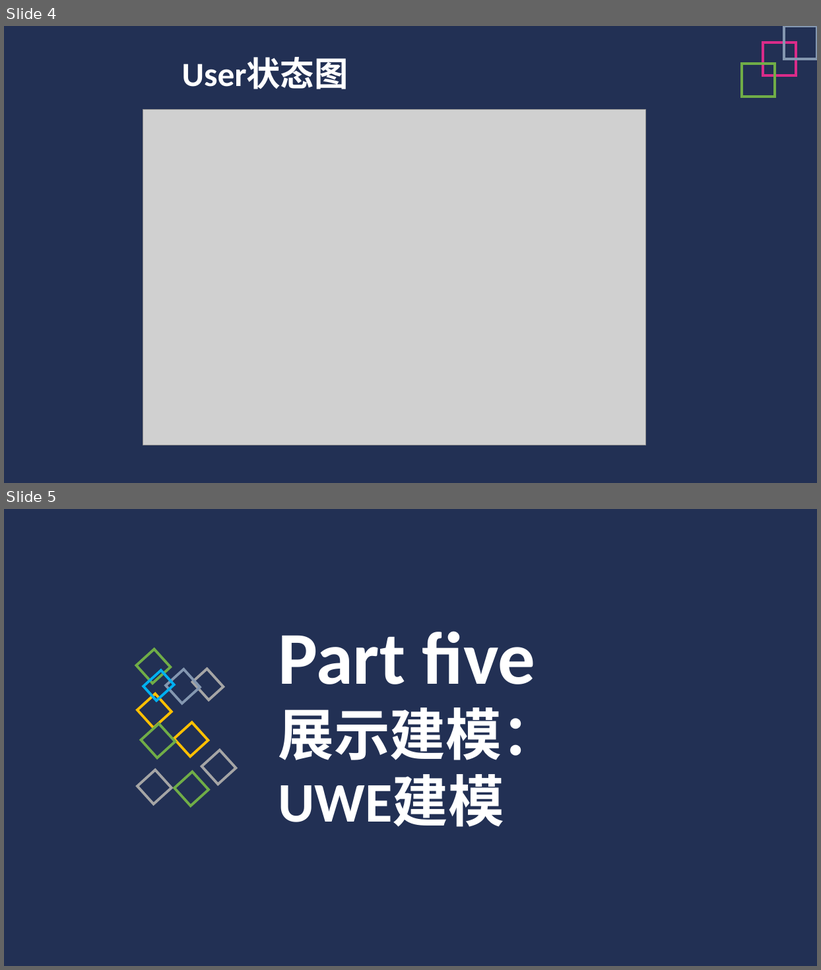
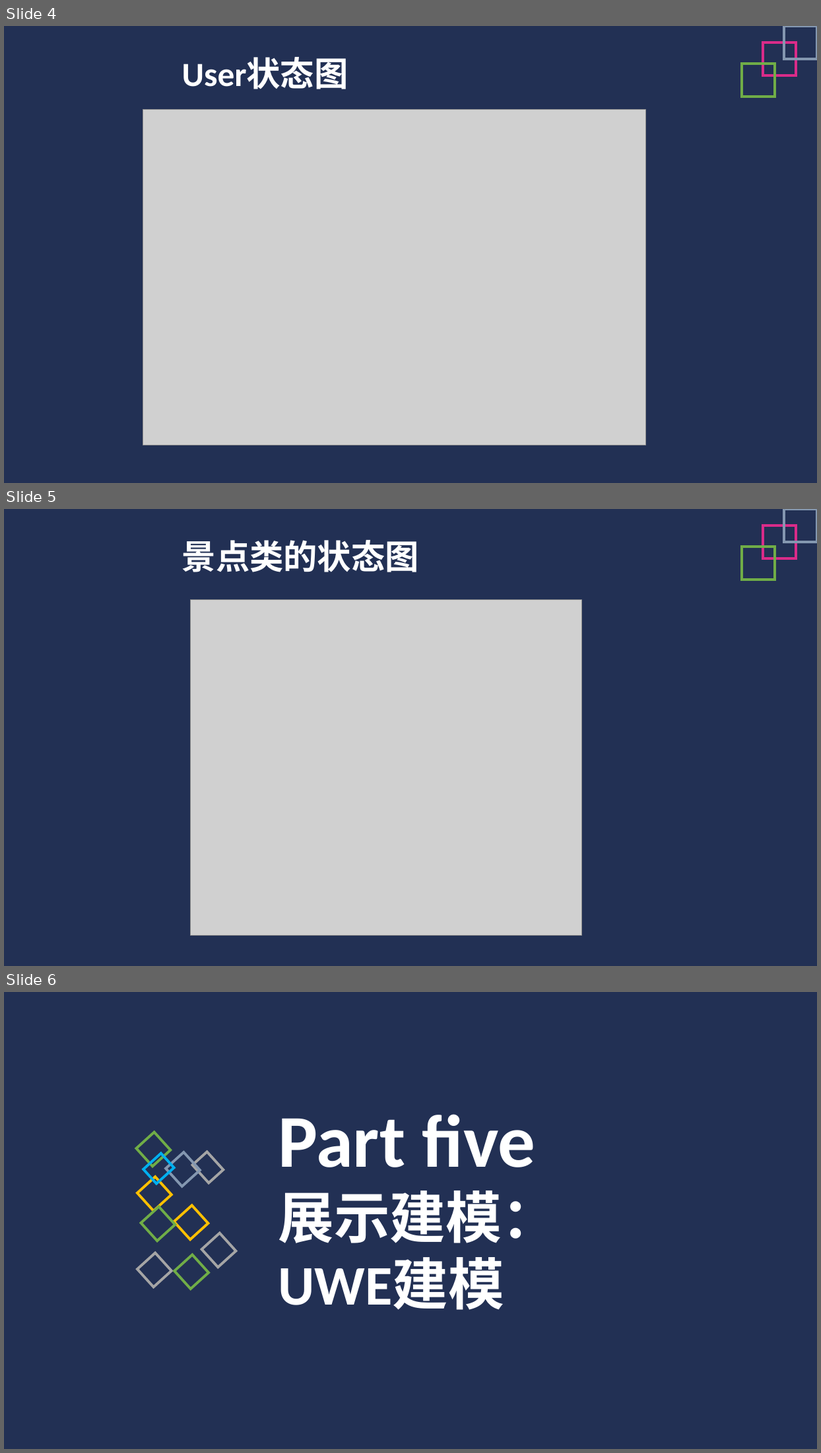
Before and after one commit to Glossy/WebEngineering, a slide deck: 应用建模.pptx. Shown one above the other, each under a label of ours: slides 4 and 5 before the commit, slides 4, 5 and 6 after it. The pictures are 821x970 and 821x1453 pixels, drawn with LibreOffice and Linux fonts; fonts in the diff are those of the drawing; grey boxes stand for pictures. Boxes give left, top, right and bottom in pixels: in the first picture for what was removed or moved away, otherwise in the second. Text is boxed around its words. In the diff, an @@ line names an element or a change of style, - is before the commit and + after.

Commit message:
加入景点类的状态图

```diff
--- a/应用建模.pptx
+++ b/应用建模.pptx
@@ slide 5 added at <box>4,509,817,966</box>, background #FFFFFF; not listed: 2 template elements that a slide beside it also shows @@
@@ rectangle added at <box>764,525,797,559</box>, outline #DA2B89 3 pt @@
@@ rectangle added at <box>784,509,817,542</box>, outline #8497B0 3 pt @@
@@ text added at <box>182,540,419,572</box>, 40 pt, text #FFFFFF, bold @@
+景点类的状态图
@@ rectangle added at <box>742,547,775,580</box>, outline #70AD47 3 pt @@
@@ picture added at <box>191,600,582,936</box> @@
@@ what was slide 5 is now slide 6 @@
```
